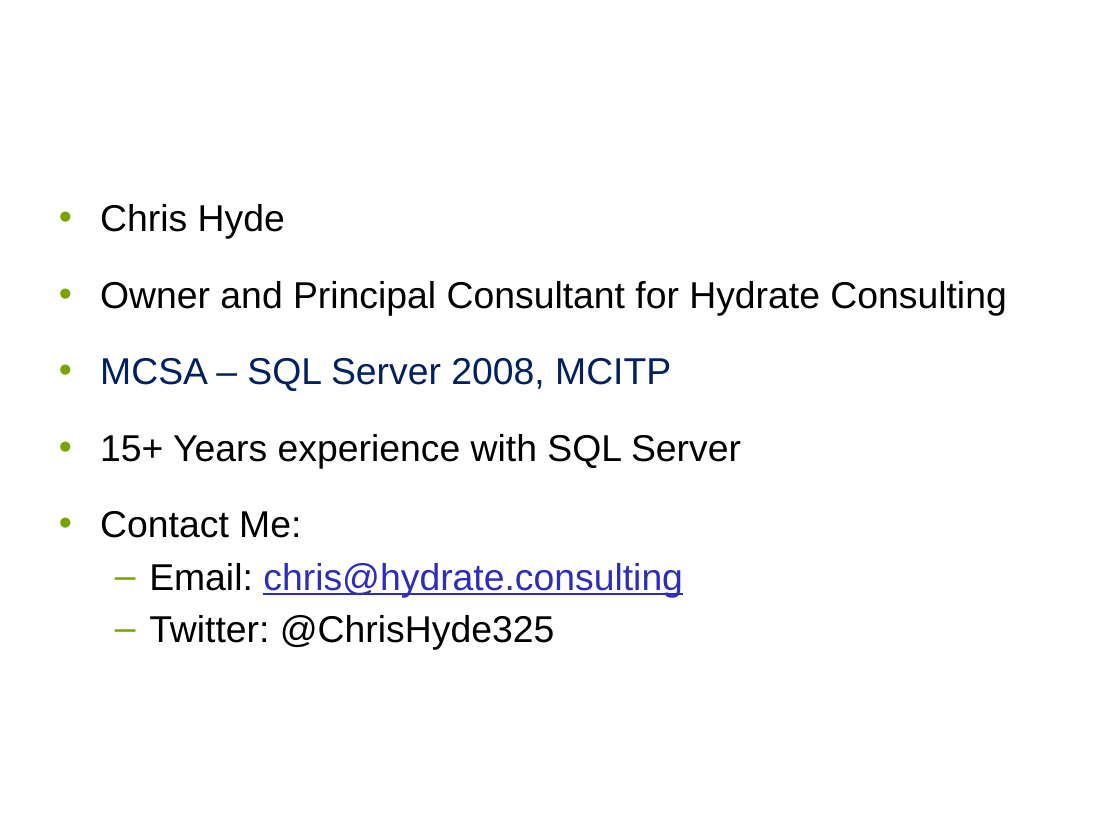
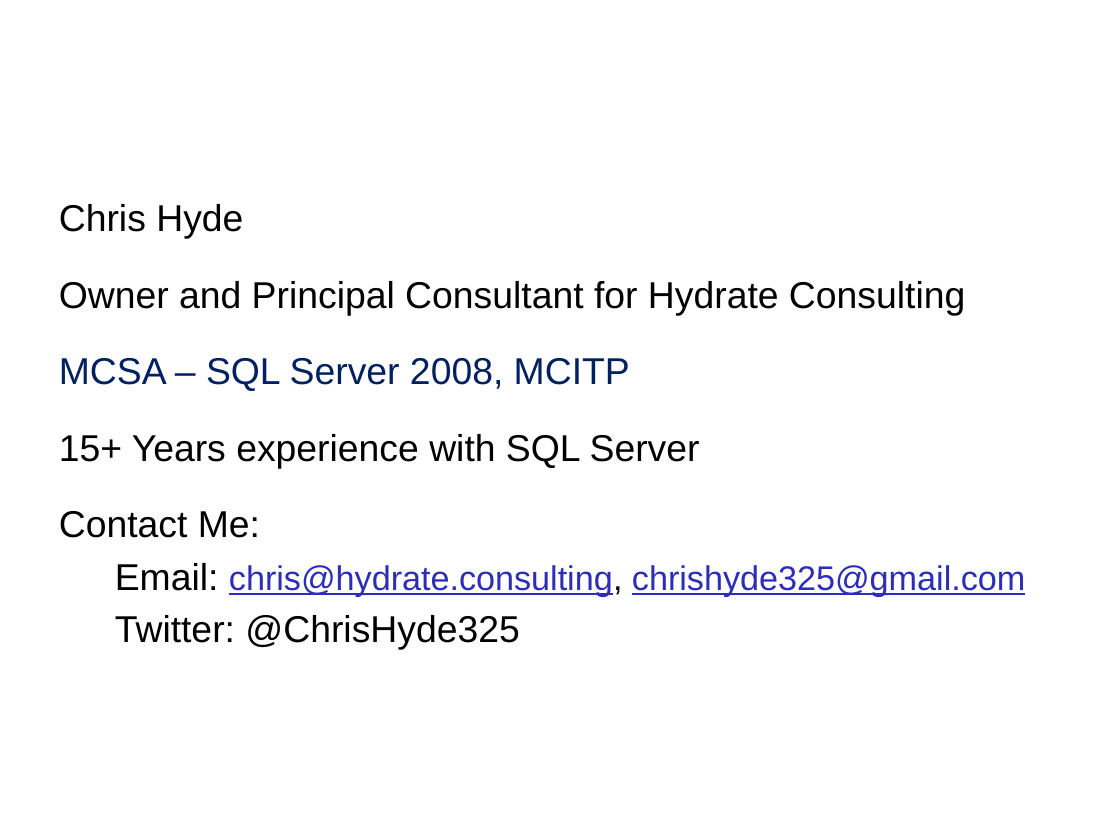
Before and after one commit to DrJekyll325/SQLServer, a slide deck: slide 2 of Presentations/SQL Server R Services/SQL Server R Services - ABQSQL.pptx. Drawn at 1120x840 pixels with LibreOffice and Linux fonts; fonts in the diff are those of the drawing; background and template pictures are left out. Boxes give left, top, right and bottom in pixels: in the first picture for what was removed or moved away, otherwise in the second. Text is boxed around its words. In the diff, an @@ line names an element or a change of style, - is before the commit and + after.

```diff
--- a/Presentations/SQL Server R Services/SQL Server R Services - ABQSQL.pptx
+++ b/Presentations/SQL Server R Services/SQL Server R Services - ABQSQL.pptx
@@ text at box(59, 204, 965, 650): bullet • to none; bullet – to none @@
@@ text at box(115, 563, 1025, 596): text changed; size 24 to 22 pt @@
-  – Email: chris@hydrate.consulting
+  Email: chris@hydrate.consulting, chrishyde325@gmail.com
```
Also in this commit, not shown: 1 other slide changed, 11 slides added, 1 slide removed, 25 other files.
